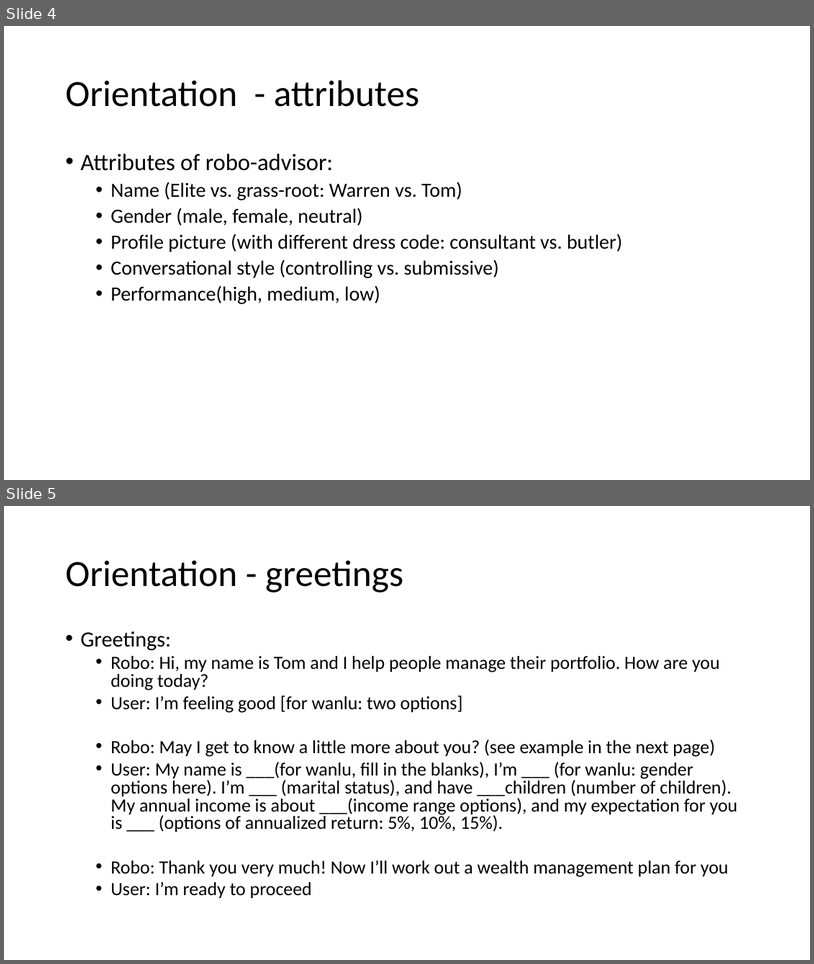
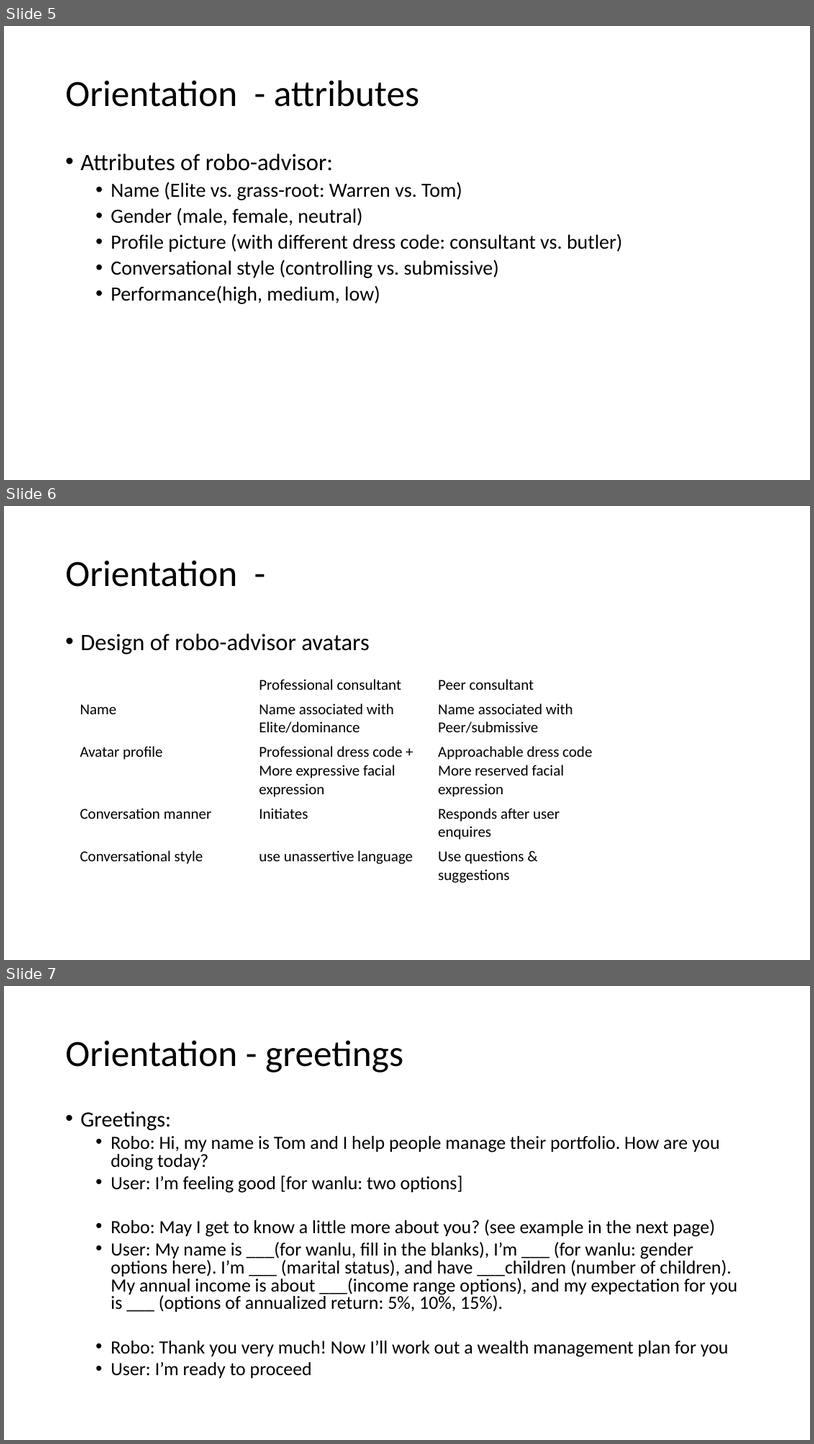
Before and after one commit to ZWLori/robo-advisor, a slide deck: images/Robo-advisor design materials.pptx. Shown one above the other, each under a label of ours: slides 4 and 5 before the commit, slides 5, 6 and 7 after it. The pictures are 814x964 and 814x1444 pixels, drawn with LibreOffice and Linux fonts; fonts in the diff are those of the drawing. Boxes give left, top, right and bottom in pixels: in the first picture for what was removed or moved away, otherwise in the second. Text is boxed around its words. In the diff, an @@ line names an element or a change of style, - is before the commit and + after.

```diff
--- a/images/Robo-advisor design materials.pptx
+++ b/images/Robo-advisor design materials.pptx
@@ slide 6 added at [4,506,810,960], background #FFFFFF @@
@@ title added at [65,560,237,587], 44 pt, text #000000 @@
+Orientation -
@@ text added at [80,633,369,654], 28 pt, text #000000 @@
+• Design of robo-advisor avatars
@@ table added at [74,672,612,903], 5 rows, 3 columns @@
+ | Professional consultant | Peer consultant
+Name | Name associated with Elite/dominance | Name associated with Peer/submissive
+Avatar profile | Professional dress code + More expressive facial expression | Approachable dress code / More reserved facial expression
+Conversation manner | Initiates | Responds after user enquires
+Conversational style | use unassertive language | Use questions & suggestions
@@ what was slide 4 is now slide 5 @@
@@ what was slide 5 is now slide 7 @@
```
Also in this commit, not shown: 1 slide changed, 1 other slide added, 2 slides removed.
